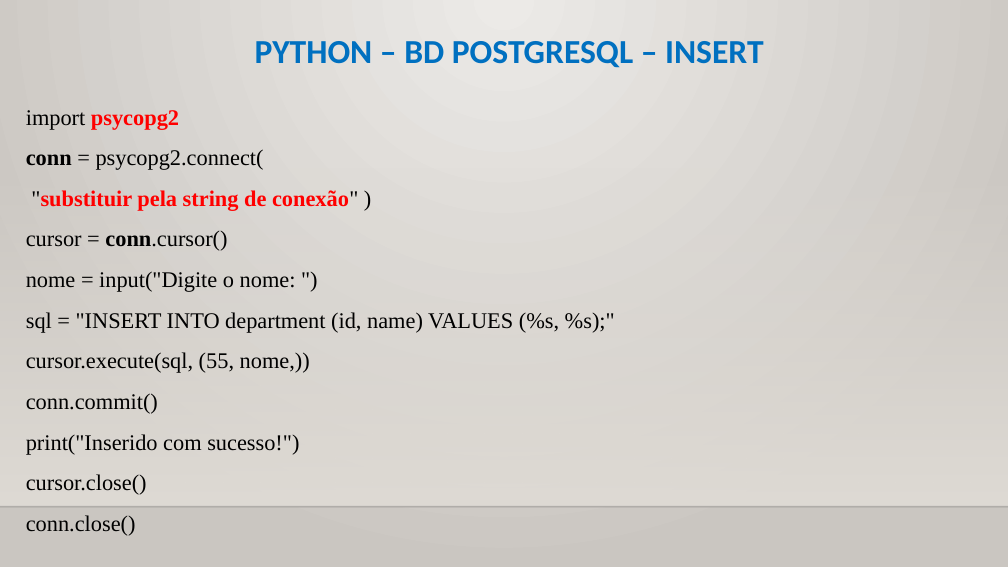
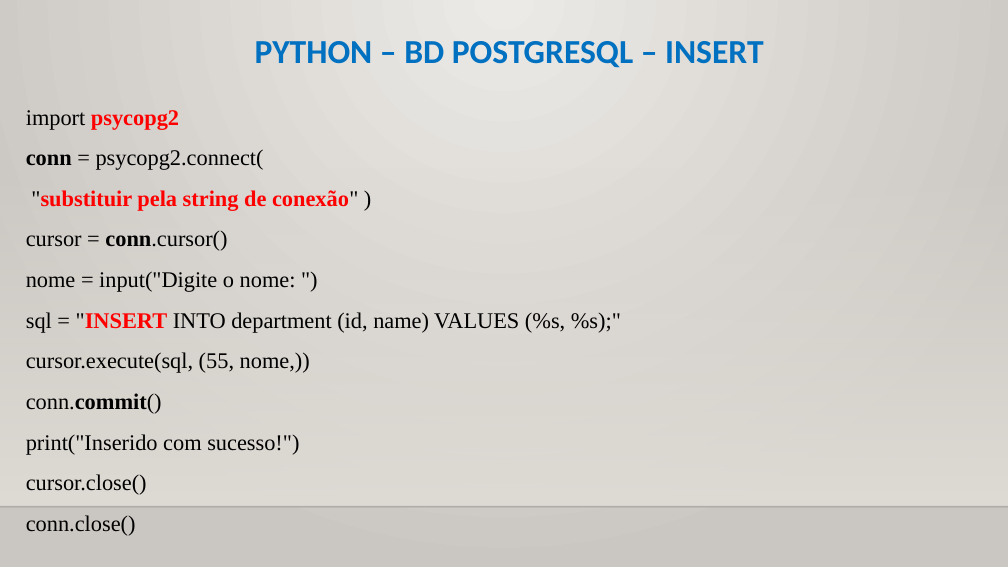
Before and after one commit to CloudEducationBrazil/WydenUniRuyPythonRAD, a slide deck: slide 15 of 01 Classes/Aula 12, 13 RAD Python - Banco de Dados.pptx. Drawn at 1008x567 pixels with LibreOffice and Linux fonts; fonts in the diff are those of the drawing; background and template pictures are left out. Boxes give left, top, right and bottom in pixels: in the first picture for what was removed or moved away, otherwise in the second. Text is boxed around its words. In the diff, an @@ line names an element or a change of style, - is before the commit and + after.

```diff
--- a/01 Classes/Aula 12, 13 RAD Python - Banco de Dados.pptx
+++ b/01 Classes/Aula 12, 13 RAD Python - Banco de Dados.pptx
@@ text at <box>26,312,621,414</box>: text colour #000000 to #FF0000 in ""INSERT"; bold on in ""INSERT", "conn.commit()" @@
```
Also in this commit, not shown: 6 other slides changed.
